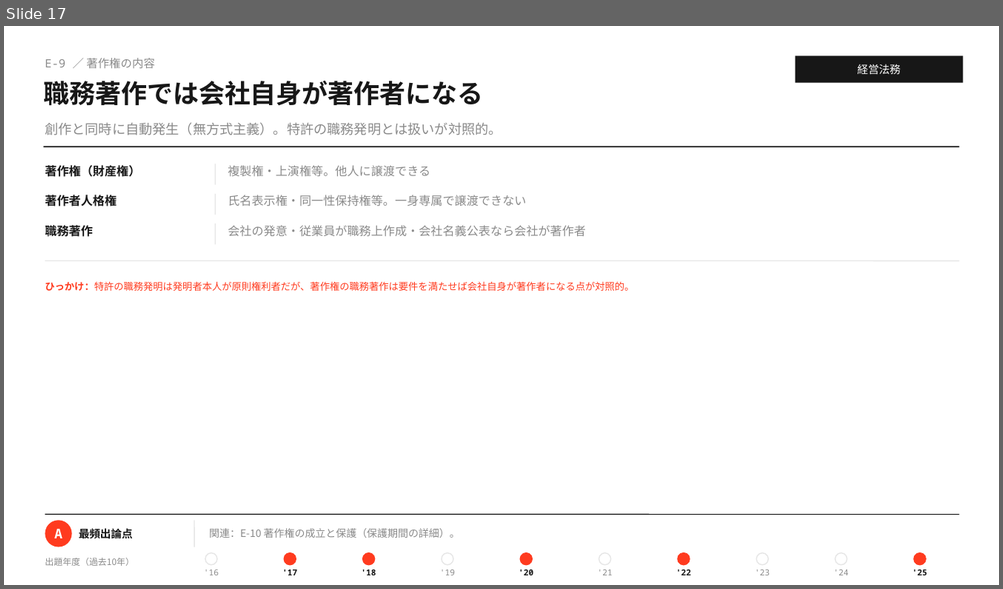
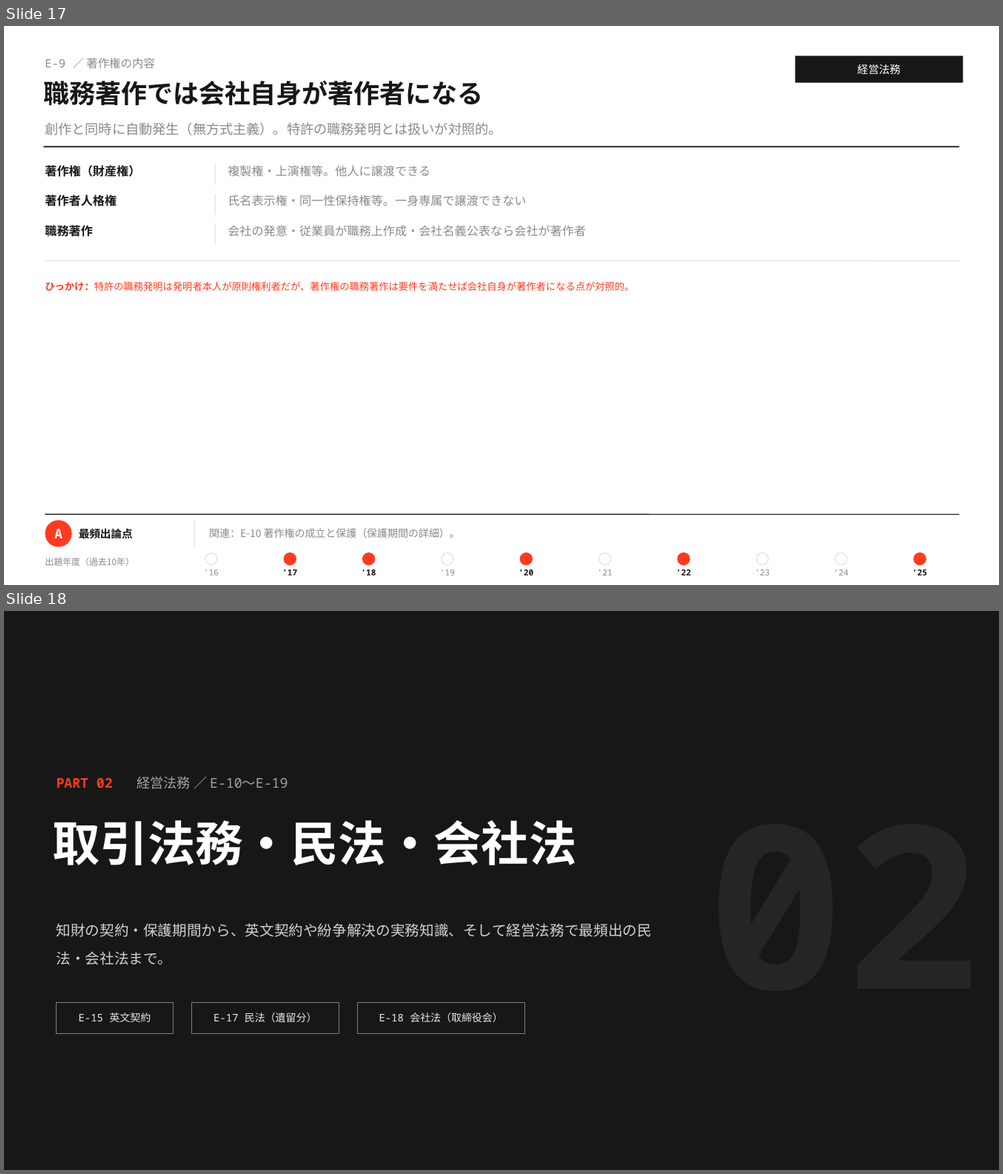
Before and after one commit to MasatoshiSano/SMEC, a slide deck: slides/1st_stage/E_business_law.pptx. Shown one above the other, each under a label of ours: slide 17 before the commit, slides 17 and 18 after it. The pictures are 1003x589 and 1003x1174 pixels, drawn with LibreOffice and Linux fonts; fonts in the diff are those of the drawing. Boxes give left, top, right and bottom in pixels: in the first picture for what was removed or moved away, otherwise in the second. Text is boxed around its words. In the diff, an @@ line names an element or a change of style, - is before the commit and + after.

```diff
--- a/slides/1st_stage/E_business_law.pptx
+++ b/slides/1st_stage/E_business_law.pptx
@@ slide 18 added at [4,611,999,1170], background #171717 @@
@@ text added at [57,776,287,789], 13 pt, text #A2A2A2 @@
+PART 02 経営法務 ／ E-10〜E-19
@@ text added at [52,820,576,866], 46 pt, text #FFFFFF, bold @@
+取引法務・民法・会社法
@@ text added at [57,923,652,965], 14 pt, text #D1D1D1 @@
+知財の契約・保護期間から、英文契約や紛争解決の実務知識、そして経営法務で最頻出の民法・会社法まで。
@@ rectangle added at [57,1002,173,1034], outline #7F7F7F 0.75 pt @@
@@ rectangle added at [192,1002,339,1034], outline #7F7F7F 0.75 pt @@
@@ rectangle added at [358,1002,525,1034], outline #7F7F7F 0.75 pt @@
@@ text added at [79,1013,151,1022], 10 pt, text #E8E8E8 @@
+E-15 英文契約
@@ text added at [213,1013,317,1022], 10 pt, text #E8E8E8 @@
+E-17 民法（遺留分）
@@ text added at [379,1013,503,1022], 10 pt, text #E8E8E8 @@
+E-18 会社法（取締役会）
```
Also in this commit, not shown: 14 other slides added, 2 other files.
